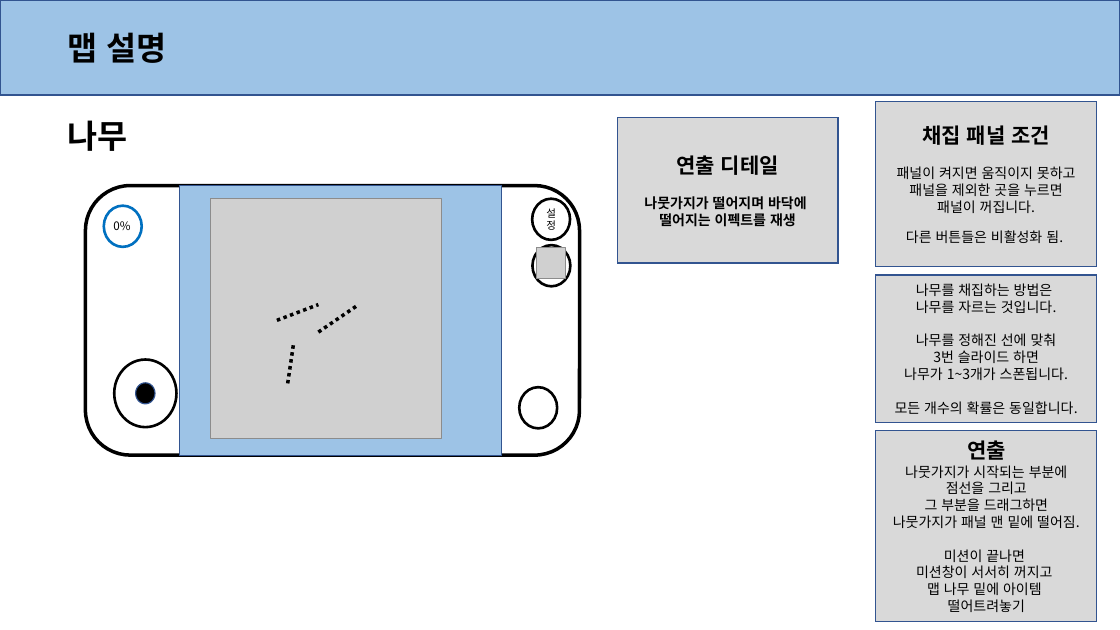
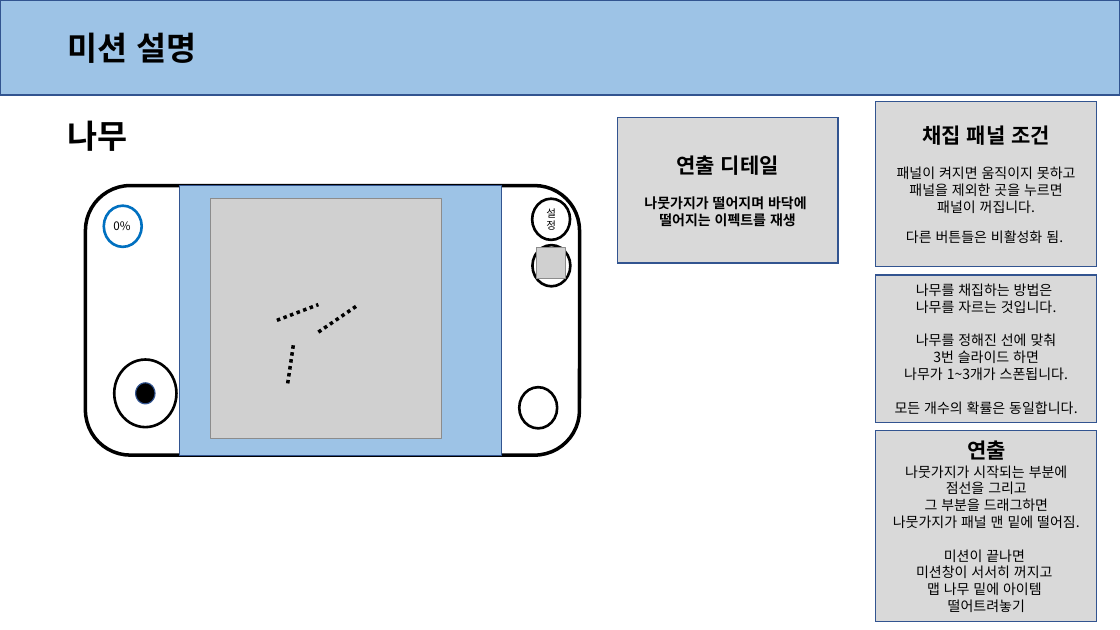
Before and after one commit to anglik0370/EscapeIsland, a slide deck: slide 2 of _Prototype/Document/System/채집 시스템.pptx. Drawn at 1120x630 pixels with LibreOffice and Linux fonts; fonts in the diff are those of the drawing; grey boxes stand for pictures. Boxes give left, top, right and bottom in pixels: in the first picture for what was removed or moved away, otherwise in the second. Text is boxed around its words. In the diff, an @@ line names an element or a change of style, - is before the commit and + after.

```diff
--- a/_Prototype/Document/System/채집 시스템.pptx
+++ b/_Prototype/Document/System/채집 시스템.pptx
@@ text at (68,32,197,63): text changed @@
-맵 설명
+미션 설명
```
Also in this commit, not shown: 9 other files.
